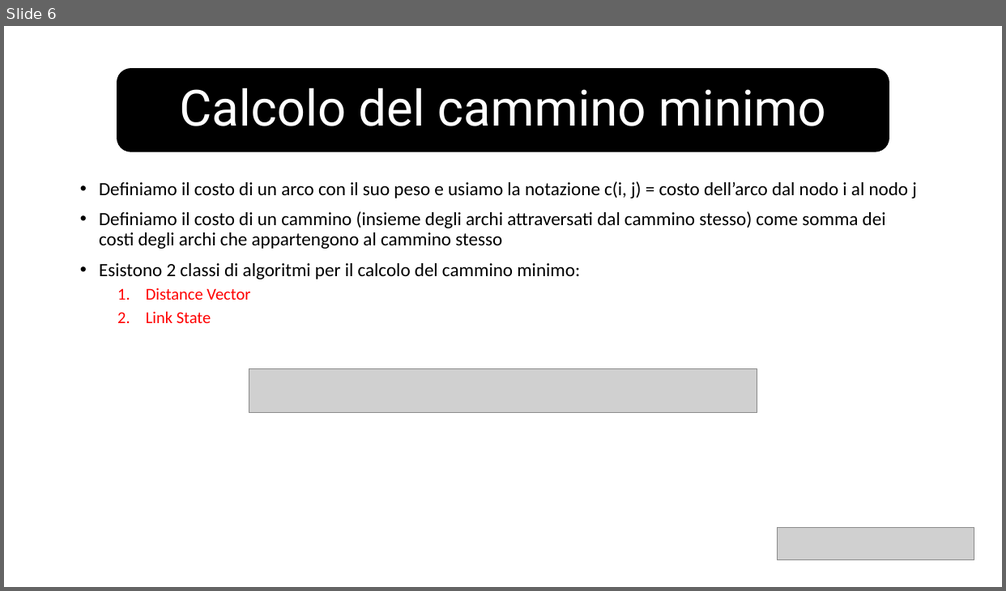
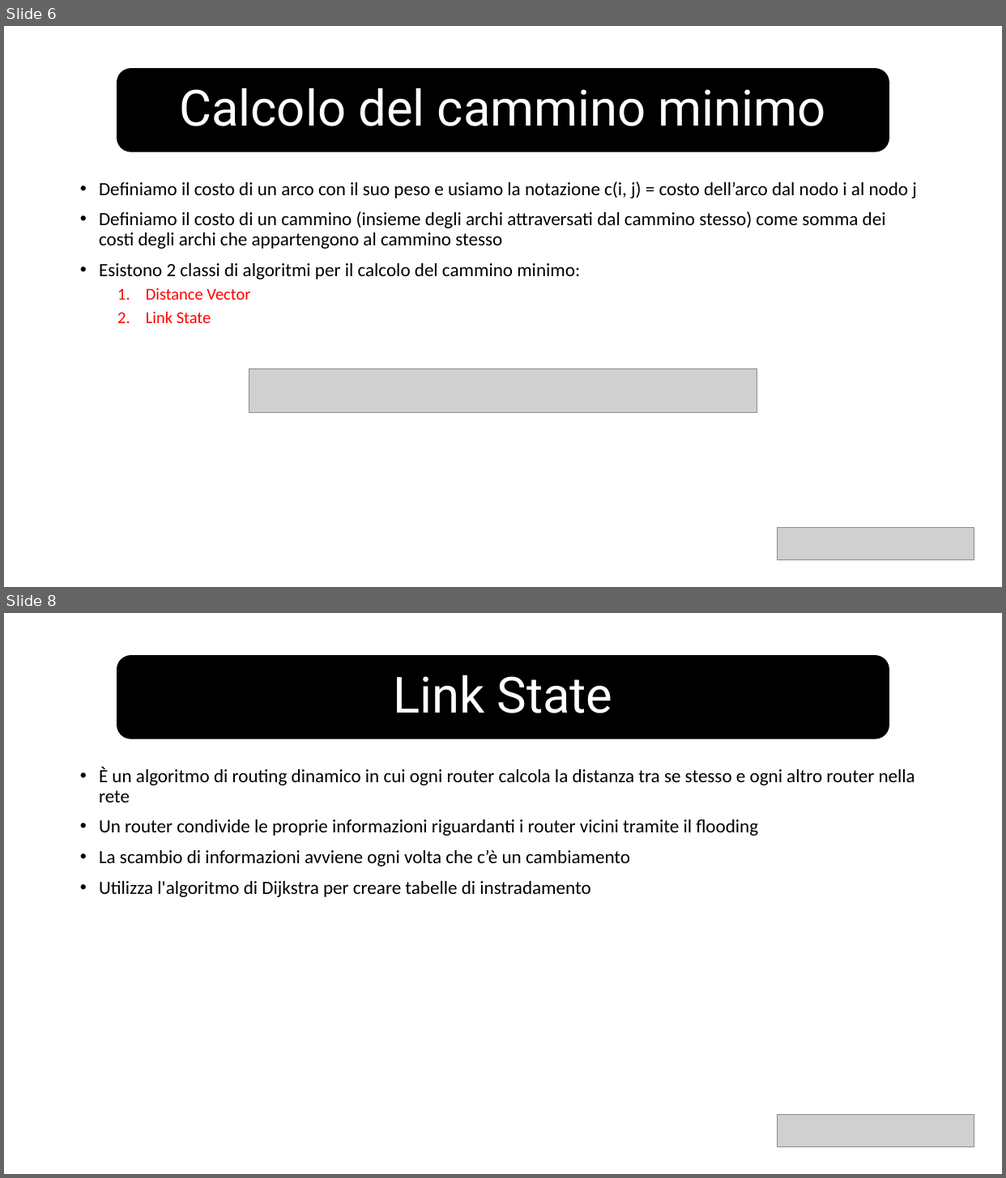
Before and after one commit to v-research/edu, a slide deck: network_introduction_2022/material/l7/routing.pptx. Shown one above the other, each under a label of ours: slide 6 before the commit, slides 6 and 8 after it; the slides between them are not shown. The pictures are 1006x591 and 1006x1178 pixels, drawn with LibreOffice and Linux fonts; fonts in the diff are those of the drawing; grey boxes stand for pictures. Boxes give left, top, right and bottom in pixels: in the first picture for what was removed or moved away, otherwise in the second. Text is boxed around its words. In the diff, an @@ line names an element or a change of style, - is before the commit and + after.

```diff
--- a/network_introduction_2022/material/l7/routing.pptx
+++ b/network_introduction_2022/material/l7/routing.pptx
@@ slide 8 added at bbox=[4, 613, 1002, 1174], background #FFFFFF @@
@@ rounded rectangle added at bbox=[117, 656, 889, 739], fill #000000, outline #000000 1 pt @@
@@ title added at bbox=[393, 675, 613, 713], 48 pt, text #FFFFFF @@
+Link State
@@ text added at bbox=[99, 766, 915, 897], 18 pt, text #000000 @@
+• È un algoritmo di routing dinamico in cui ogni router calcola la distanza tra se stesso e ogni altro router nella rete
+• Un router condivide le proprie informazioni riguardanti i router vicini tramite il flooding
+• La scambio di informazioni avviene ogni volta che c’è un cambiamento
+• Utilizza l'algoritmo di Dijkstra per creare tabelle di instradamento
@@ picture added at bbox=[778, 1114, 975, 1147] @@
```
Also in this commit, not shown: 1 slide changed, 5 other slides added, 4 other files.
